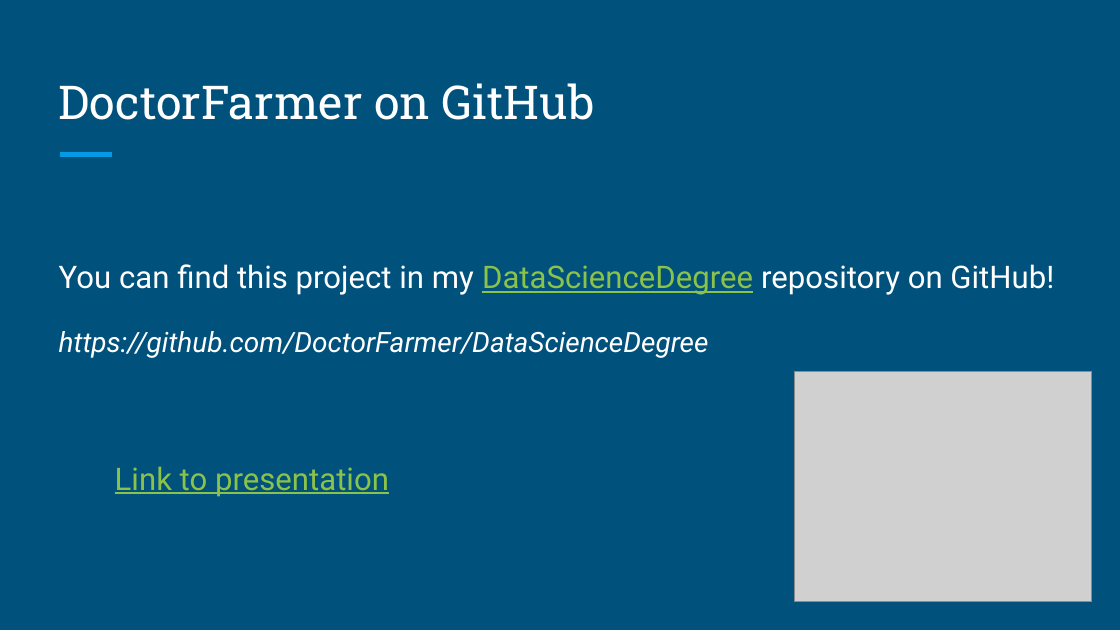
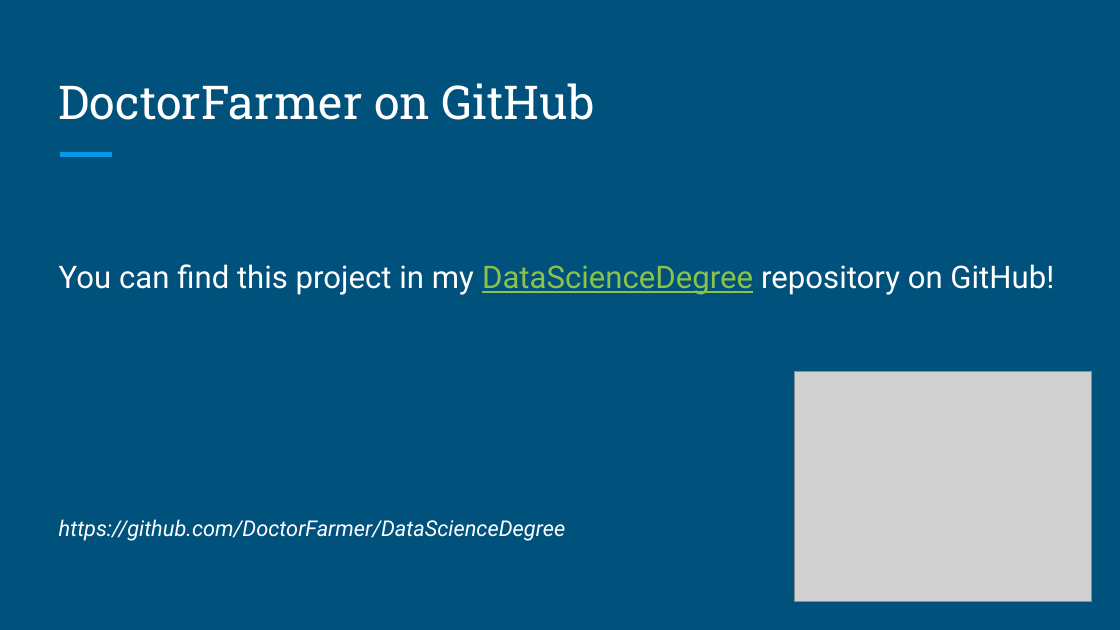
Before and after one commit to DoctorFarmer/DataScienceDegree, a slide deck: slide 10 of Data211 Project.pptx. Drawn at 1120x630 pixels with LibreOffice and Linux fonts; fonts in the diff are those of the drawing; grey boxes stand for pictures. Boxes give left, top, right and bottom in pixels: in the first picture for what was removed or moved away, otherwise in the second. Text is boxed around its words. In the diff, an @@ line names an element or a change of style, - is before the commit and + after.

Commit message:
Project upload 3
Fixed link

```diff
--- a/Data211 Project.pptx
+++ b/Data211 Project.pptx
@@ text at box(115, 466, 389, 497): paragraph removed @@
-Link to presentation
@@ text at box(59, 519, 565, 541): size 18 to 14 pt in "https://github.com/DoctorFarmer/DataScienceDegree" @@
```
